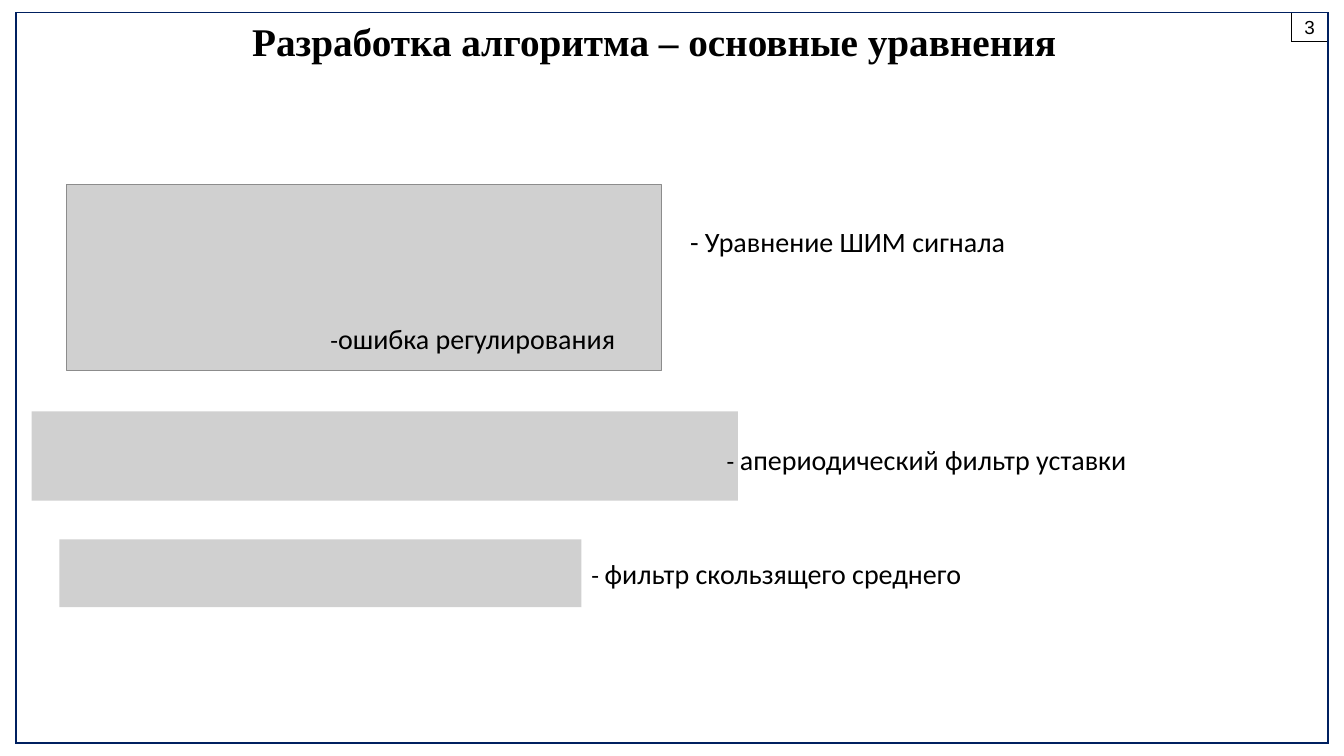
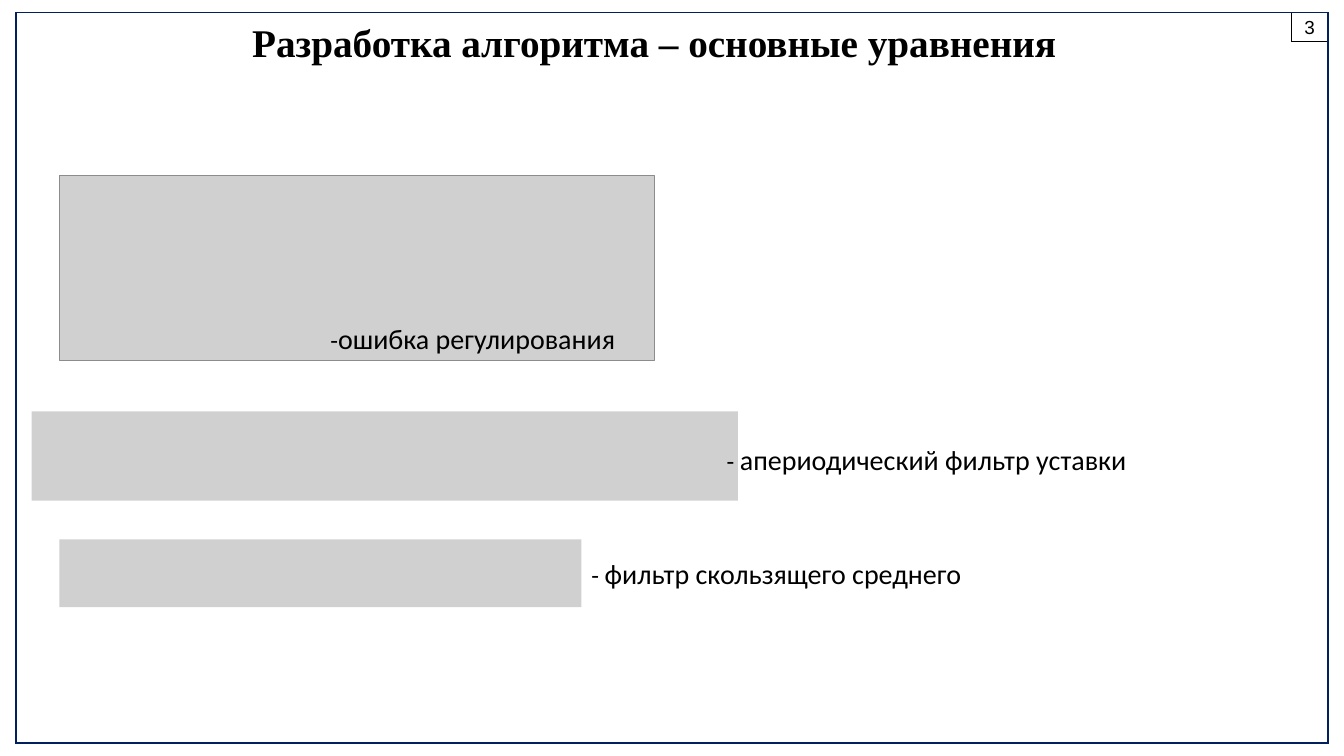
Before and after one commit to PavelKorokev/PavelKorolevDiplom, a slide deck: slide 3 of Презентация1.pptx (slide 1 before the commit). Drawn at 1344x756 pixels with LibreOffice and Linux fonts; fonts in the diff are those of the drawing; grey boxes stand for pictures. Boxes give left, top, right and bottom in pixels: in the first picture for what was removed or moved away, otherwise in the second. Text is boxed around its words. In the diff, an @@ line names an element or a change of style, - is before the commit and + after.

```diff
--- a/Презентация1.pptx
+++ b/Презентация1.pptx
@@ picture: place and size @@
-picture at [67,185,661,370]
+picture at [59,175,654,361]
@@ text removed at [705,234,1005,257] @@
-- Уравнение ШИМ сигнала
```
Also in this commit, not shown: 3 other slides changed, 5 slides added, 6 other files.
